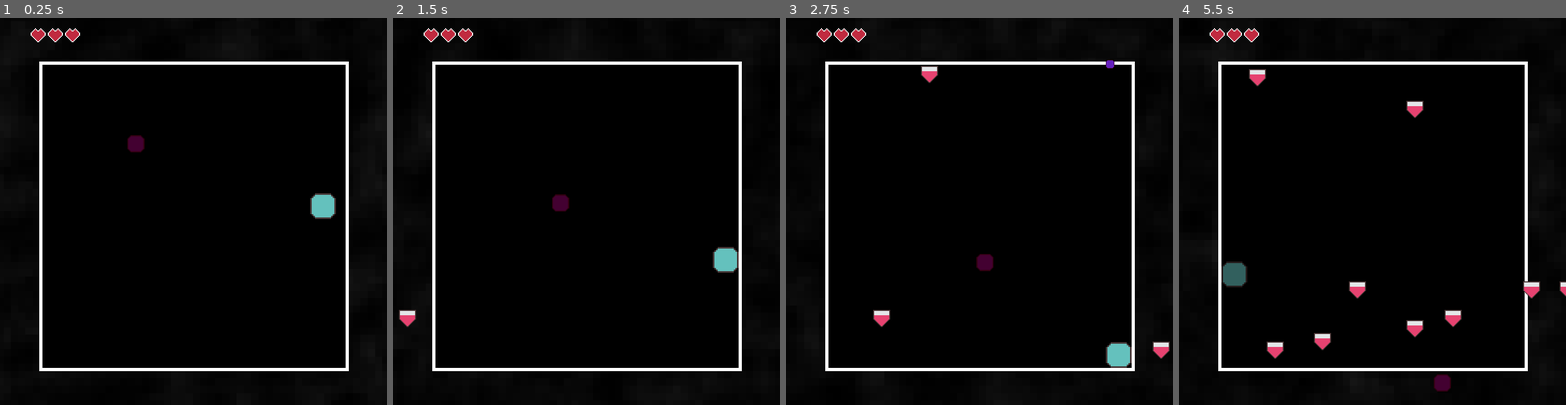
Above: before the commit, frames 1-4 (left to right).
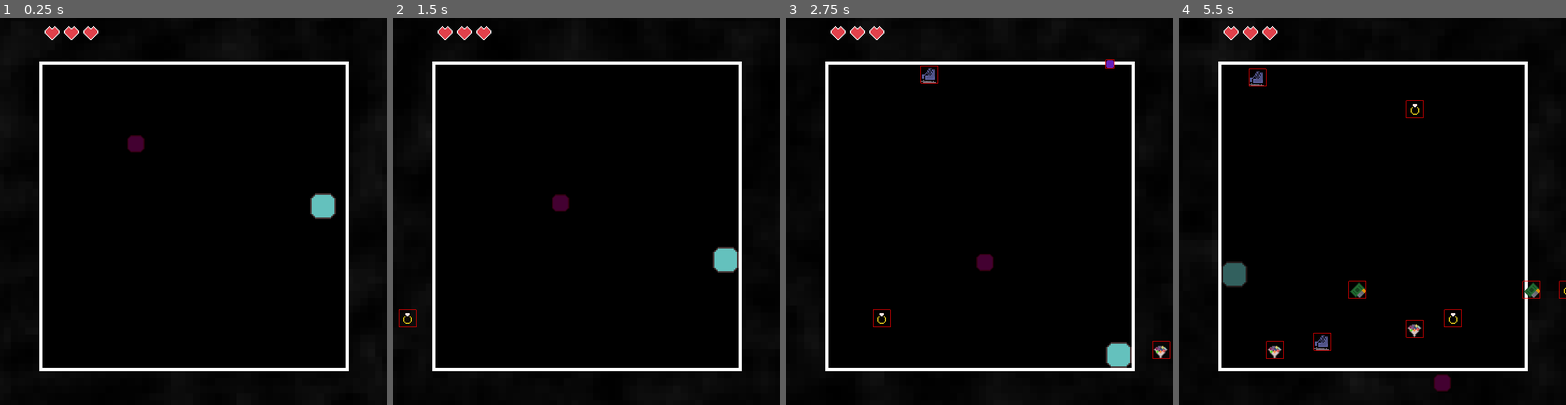
Above: after the commit, the same moments.

Repository: NathanPip/only-one
Game: Godot game, scene res://scenes/game.tscn
Same seed, same stepped clock (60 frames per second), same inputs: the game is played once before the commit and once after it. The engine's default icon, where the game draws it, is replaced by a stand-in: a white triangle on a blue panel in a dark square.
Inputs:
- Up to frame 1 (0.25 s): no input
- Up to frame 2 (1.5 s): hold D (move_right) 0.53-1.28 s; hold Space (action) 0.53-1.28 s; hold S (move_down) from 1.28 s (still down); tap Space (action) at 1.35 s
- Up to frame 3 (2.75 s): release S (move_down) at 2.03 s; hold D (move_right) from 2.03 s (still down); hold Space (action) from 2.03 s (still down)
- Up to frame 4 (5.5 s): release D (move_right) at 2.78 s; release Space (action) at 2.78 s; hold W (move_up) 2.78-3.53 s; tap Space (action) at 2.85, 4.35 s; hold Space (action) 3.53-4.28 s; hold A (move_left) 3.53-5.03 s; hold S (move_down) from 5.03 s (still down); hold Space (action) from 5.03 s (still down)

The runs differ from the first frame. In frame 1, 0.4% of the frame differs, in the area x 7-26%, y 2-7%; in frame 2, 0.6%; in frame 3, 1.0%; in frame 4, 1.9%, in the area x 7-100%, y 2-89%.

Commit message:
heart_ui, player invulnerability after taking damage, multiple textures per projectile

Diff:
--- /dev/null
+++ b/materials/heart_ui_mat.tres
@@ -0,0 +1,10 @@
+[gd_resource type="ShaderMaterial" load_steps=2 format=3 uid="uid://dd4ur6y4mff73"]
+
+[ext_resource type="Shader" uid="uid://bsvqa1bum5mby" path="res://shaders/heart_ui.gdshader" id="1_jdtts"]
+
+[resource]
+shader = ExtResource("1_jdtts")
+shader_parameter/border_color = Color(1, 1, 1, 1)
+shader_parameter/inner_color = Color(0.878458, 0.252992, 0.294493, 1)
+shader_parameter/inner_color_dead = Color(0, 0, 0, 1)
+shader_parameter/dead_amt = 0.0
--- a/resources/basic_projectile.tres
+++ b/resources/basic_projectile.tres
@@ -1,7 +1,11 @@
-[gd_resource type="Resource" script_class="ProjectileResource" load_steps=3 format=3 uid="uid://4haov2c5asjb"]
+[gd_resource type="Resource" script_class="ProjectileResource" load_steps=7 format=3 uid="uid://4haov2c5asjb"]
 
+[ext_resource type="Texture2D" uid="uid://uoiuuqeaud4x" path="res://sprites/Obstacle_1.png" id="1_7o2m2"]
 [ext_resource type="PackedScene" uid="uid://cx3r6howwyucd" path="res://scenes/projectile.tscn" id="1_nskmd"]
 [ext_resource type="Script" uid="uid://qtewlci5v3kf" path="res://resources/projectile_resource.gd" id="1_sqv6l"]
+[ext_resource type="Texture2D" uid="uid://bw1pt6wssya0c" path="res://sprites/Obstacle_2.png" id="2_vprbf"]
+[ext_resource type="Texture2D" uid="uid://ciddb0qeqlc2v" path="res://sprites/Obstacle_3.png" id="3_vq88j"]
+[ext_resource type="Texture2D" uid="uid://bfjbtdxvv2bjj" path="res://sprites/Obstacle_4.png" id="4_jmu8y"]
 
 [resource]
 script = ExtResource("1_sqv6l")
@@ -9,4 +13,5 @@
 speed_range = Vector2(100, 200)
 instantiation_count = 100
 projectile_scene = ExtResource("1_nskmd")
+additional_sprites = Array[Texture2D]([ExtResource("1_7o2m2"), ExtResource("2_vprbf"), ExtResource("3_vq88j"), ExtResource("4_jmu8y")])
 metadata/_custom_type_script = "uid://qtewlci5v3kf"
--- a/resources/projectile_resource.gd
+++ b/resources/projectile_resource.gd
@@ -5,4 +5,5 @@
 @export var speed_range: Vector2 = Vector2(100, 200)
 @export var instantiation_count: int = 10
 @export var projectile_scene: PackedScene
+@export var additional_sprites: Array[Texture2D] = []
 var ready_projectiles: Array[Projectile] = []
--- a/scenes/game.tscn
+++ b/scenes/game.tscn
@@ -17,7 +17,7 @@
 [ext_resource type="PackedScene" uid="uid://b6en02fd8qgil" path="res://scenes/ex_border.tscn" id="11_kvuet"]
 [ext_resource type="Script" uid="uid://b3ksaqieodvb4" path="res://scripts/game_over_scene.gd" id="12_dinhu"]
 [ext_resource type="Script" uid="uid://dikrc0p8v0nhg" path="res://scripts/health_counter_ui.gd" id="16_264po"]
-[ext_resource type="Shader" uid="uid://bsvqa1bum5mby" path="res://shaders/heart_ui.gdshader" id="16_ssvqc"]
+[ext_resource type="Material" uid="uid://dd4ur6y4mff73" path="res://materials/heart_ui_mat.tres" id="17_1kice"]
 [ext_resource type="Texture2D" uid="uid://d207m54lqqt0b" path="res://sprites/health_counter_sprite.png" id="17_264po"]
 
 [sub_resource type="FastNoiseLite" id="FastNoiseLite_kvpfn"]
@@ -43,27 +43,6 @@
 
 [sub_resource type="RectangleShape2D" id="RectangleShape2D_q5unj"]
 size = Vector2(580.001, 4.99957)
-
-[sub_resource type="ShaderMaterial" id="ShaderMaterial_1kice"]
-shader = ExtResource("16_ssvqc")
-shader_parameter/border_color = Color(1, 1, 1, 1)
-shader_parameter/inner_color = Color(0.754223, 0.163247, 0.245755, 1)
-shader_parameter/inner_color_dead = Color(0, 0, 0, 1)
-shader_parameter/dead_amt = 0.0
-
-[sub_resource type="ShaderMaterial" id="ShaderMaterial_264po"]
-shader = ExtResource("16_ssvqc")
-shader_parameter/border_color = Color(1, 1, 1, 1)
-shader_parameter/inner_color = Color(0.754223, 0.163247, 0.245755, 1)
-shader_parameter/inner_color_dead = Color(0, 0, 0, 1)
-shader_parameter/dead_amt = 0.0
-
-[sub_resource type="ShaderMaterial" id="ShaderMaterial_5newe"]
-shader = ExtResource("16_ssvqc")
-shader_parameter/border_color = Color(1, 1, 1, 1)
-shader_parameter/inner_color = Color(0.754223, 0.163247, 0.245755, 1)
-shader_parameter/inner_color_dead = Color(0, 0, 0, 1)
-shader_parameter/dead_amt = 0.0
 
 [node name="Node2D" type="Node2D"]
 
@@ -162,28 +141,15 @@
 offset_bottom = 40.0
 alignment = 1
 
-[node name="Sprite2D" type="Sprite2D" parent="Game/Health_Counter/HBoxContainer"]
+[node name="TextureRect" type="TextureRect" parent="Game/Health_Counter/HBoxContainer"]
 texture_filter = 1
-material = SubResource("ShaderMaterial_1kice")
-position = Vector2(21, 24)
-scale = Vector2(2, 2)
+material = ExtResource("17_1kice")
+layout_mode = 2
 texture = ExtResource("17_264po")
-
-[node name="Sprite2D2" type="Sprite2D" parent="Game/Health_Counter/HBoxContainer"]
-texture_filter = 1
-material = SubResource("ShaderMaterial_264po")
-position = Vector2(53, 24)
-scale = Vector2(2, 2)
-texture = ExtResource("17_264po")
-
-[node name="Sprite2D3" type="Sprite2D" parent="Game/Health_Counter/HBoxContainer"]
-texture_filter = 1
-material = SubResource("ShaderMaterial_5newe")
-position = Vector2(85, 24)
-scale = Vector2(2, 2)
-texture = ExtResource("17_264po")
+stretch_mode = 3
 
 [node name="GameOver" type="Control" parent="."]
+visible = false
 layout_mode = 3
 anchors_preset = 0
 offset_right = 721.0
--- a/scenes/player.tscn
+++ b/scenes/player.tscn
@@ -17,3 +17,6 @@
 
 [node name="CollisionShape2D" type="CollisionShape2D" parent="."]
 shape = SubResource("RectangleShape2D_xltji")
+
+[node name="Damage_Timer" type="Timer" parent="."]
+one_shot = true
--- a/scripts/game.gd
+++ b/scripts/game.gd
@@ -85,6 +85,9 @@
 			return
 		for i in range(proj.instantiation_count):
 			var inst = proj.projectile_scene.instantiate() as Projectile
+			if proj.additional_sprites.size() > 0:
+				var tex = proj.additional_sprites[i % proj.additional_sprites.size()]
+				inst.texture = tex
 			inst.type = proj.type
 			self.add_child(inst)
 			inst.global_position = starting_spawn
--- a/scripts/globals.gd
+++ b/scripts/globals.gd
@@ -2,6 +2,7 @@
 
 signal reset_game
 signal health_changed(amt: int)
+signal damage_taken
 
 enum power_up_type {INVULNERABLE}
 enum projectile_type {BASIC_PROJECTILE, EX_PROJECTILE, INVULNERABLE_PROJECTILE}
@@ -25,6 +26,7 @@
 
 func take_damage(amount: int):
 	health -= amount
+	damage_taken.emit()
 	if health <= 0:
 		game_state = GameStateEnum.GAMEOVER
 
--- a/scripts/health_counter_ui.gd
+++ b/scripts/health_counter_ui.gd
@@ -1,13 +1,11 @@
 extends Control
 
 var container: HBoxContainer
-var sprites: Array[Sprite2D]
+var sprites: Array[TextureRect] = []
 
 func change_hearts(health: int):
-	print(health)
 	for i in range(sprites.size()):
 		var s = sprites[i]
-		print(i <= health-1)
 		if i <= health-1:
 			s.material.set_shader_parameter("dead_amt", 0)
 		else:
@@ -16,6 +14,11 @@
 func _ready() -> void:
 	Globals.health_changed.connect(change_hearts)
 	container = get_node("HBoxContainer")
-	for c in container.get_children():
-		sprites.append(c)
+	var heart = container.get_node("TextureRect")
+	sprites.append(heart)
+	for h in range(Globals.health-1):
+		var nh = heart.duplicate()
+		nh.material = heart.material.duplicate()
+		container.add_child(nh)
+		sprites.append(nh)
 	pass
--- a/scripts/player.gd
+++ b/scripts/player.gd
@@ -3,6 +3,8 @@
 
 @export var speed = 300.0
 @export var starting_position: Vector2 = Vector2(601, 351)
+@export var damage_inv_time: float = 1
+var timer: Timer
 var current_power_up: PowerUp
 var power_up_timer: float = 0:
 	set(val):
@@ -19,6 +21,16 @@
 var power_up_active: bool = false
 
 @export var invulnerable = false
+
+
+func inv_timeout():
+	invulnerable = false
+	timer.wait_time = damage_inv_time
+
+func take_damage():
+	invulnerable = true
+	timer.start()
+	pass
 
 func set_power_up(power_up: PowerUp):
 	current_power_up = power_up
@@ -49,7 +61,11 @@
 
 func _ready() -> void:
 	position = starting_position
+	timer = get_node("Damage_Timer")
+	timer.wait_time = damage_inv_time
+	timer.timeout.connect(inv_timeout)
 	Globals.reset_game.connect(reset)
+	Globals.damage_taken.connect(take_damage)
 
 func _process(delta: float) -> void:
 	if power_up_active:
--- a/scripts/projectile.gd
+++ b/scripts/projectile.gd
@@ -5,6 +5,7 @@
 @export var size: float = 16
 @export var fired: bool = false
 @export var type: Globals.projectile_type
+@export var debug: bool = true
 var direction: Vector2 = Vector2(1, 0)
 
 func _move(delta: float):
@@ -14,3 +15,11 @@
 func _ready() -> void:
 	self.scale *= size/16
 	pass # Replace with function body.
+
+func _process(delta: float) -> void:
+	if debug:
+		queue_redraw()
+
+func _draw() -> void:
+	if debug:
+		draw_rect(Rect2(-size/2/self.scale.x, -size/2/self.scale.y, size/self.scale.x, size/self.scale.y), Color.RED, false)
Not shown: 1 places in scenes/game.tscn that only renumber resources
Binary file changed: sprites/health_counter_sprite.png
